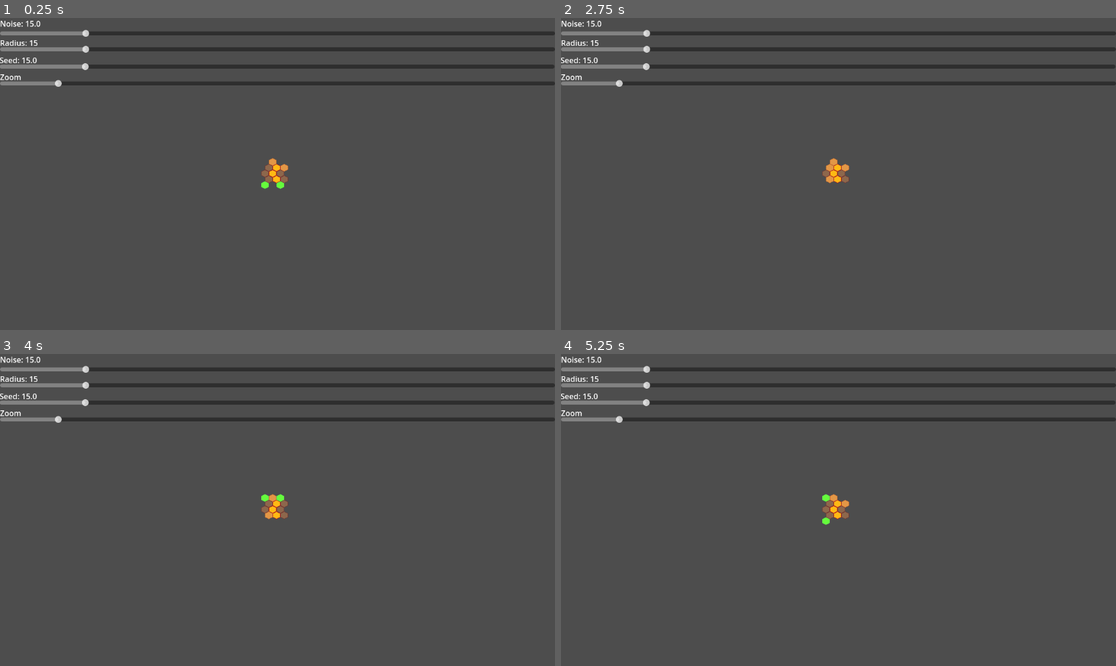
Above: before the commit, frames 1-4 (two rows, left to right).
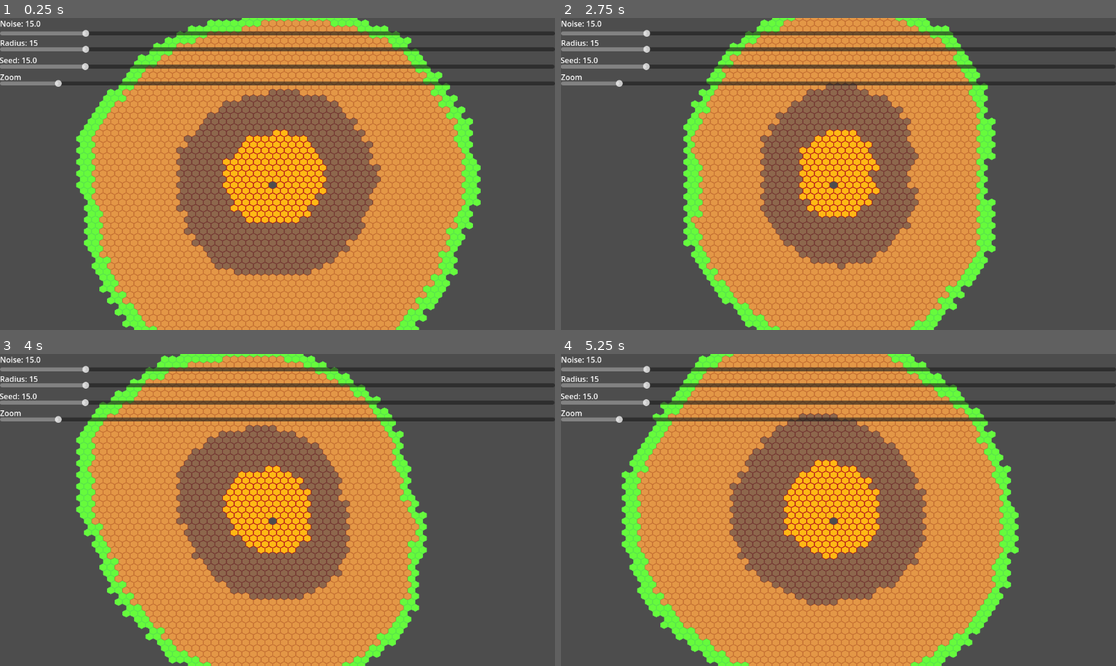
Above: after the commit, the same moments.

Repository: BielMaxBR/planet-generator
Game: Godot game, scene res://root.tscn
Two runs of this game, one before a commit and one after it. Both use one fixed random seed, a clock stepped at 60 frames per second and the inputs below.
Inputs:
- Up to frame 1 (0.25 s): no input
- Up to frame 2 (2.75 s): no input
- Up to frame 3 (4 s): no input
- Up to frame 4 (5.25 s): no input

The runs differ from the first frame. In frame 1, 62% of the frame differs, in the area x 13-87%, y 0-100%; in frame 2, 49%; in frame 3, 52%; in frame 4, 61%.

Commit message:
demo gif

Diff:
--- a/root.gd
+++ b/root.gd
@@ -27,7 +27,7 @@
 	counter += delta
 
 	#noise_multiplier += 0.003
-	if counter > 0.5:
+	if counter > 0.05:
 		make()
 		counter = 0
 func make():
@@ -47,13 +47,13 @@
 		for i in 6:
 			for j in max_height:
 				var ang = actual_pos.angle()
-				var dist = Vector2(actual_pos.x/correction_factor, actual_pos.y).distance_squared_to(Vector2.ZERO)
+				var dist = Vector2(actual_pos.x/correction_factor, actual_pos.y).distance_to(Vector2.ZERO)
 				#var dist = actual_pos.distance_squared_to(Vector2.ZERO)
 				var xoff = (cos(ang)+1)*seed_radius + gl
 				var yoff = (sin(ang)+1)*seed_radius
 				var t = noise.get_noise_2d(xoff,yoff) + 1
 
-				var actual_radius = sqrt(t * noise_multiplier + min_radius)
+				var actual_radius = t * noise_multiplier + min_radius
 				if dist <= actual_radius:
 					has_tile = true
 					var tile: int = 0
Binary file added: demo.gif
